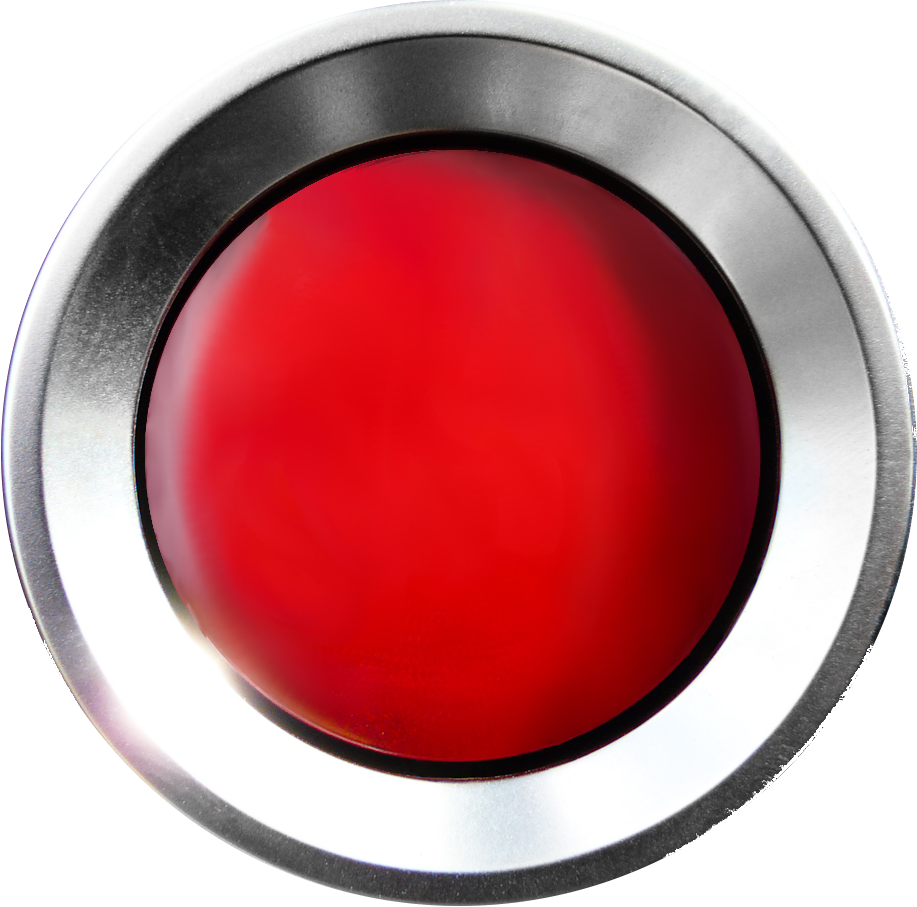
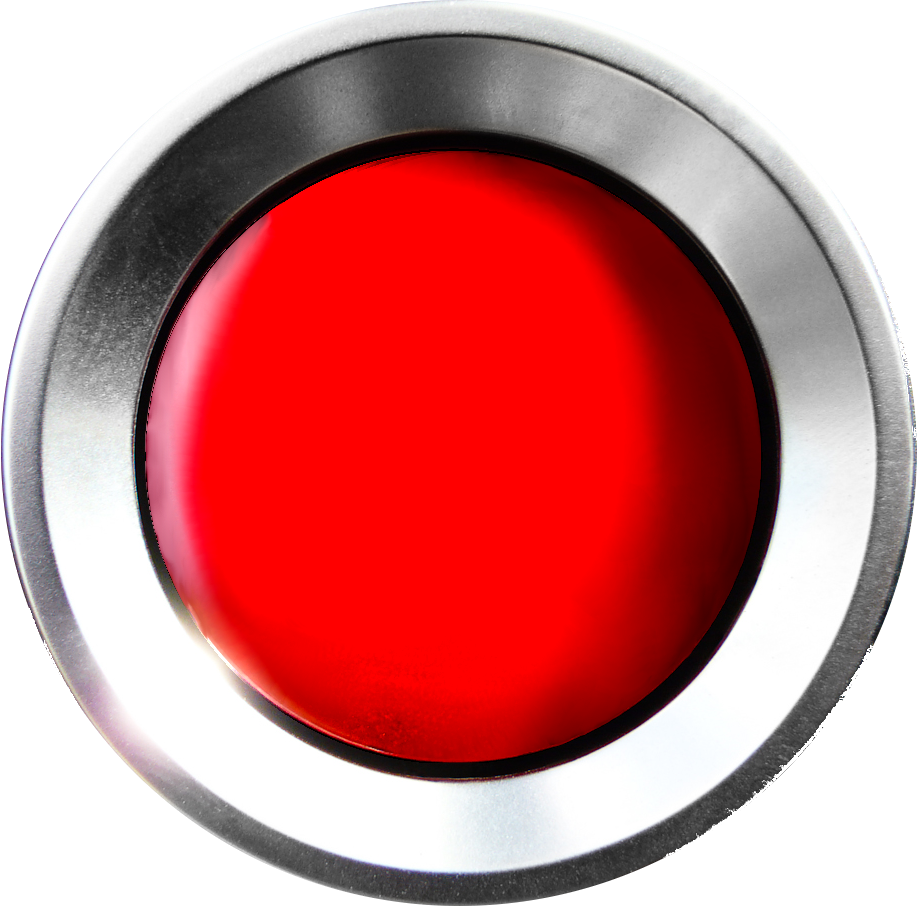
Before/after of a 917 × 907 layered artwork. What changed in the layer stack:
added layer "Light" above "Fondo" over [145, 148, 763, 763]
